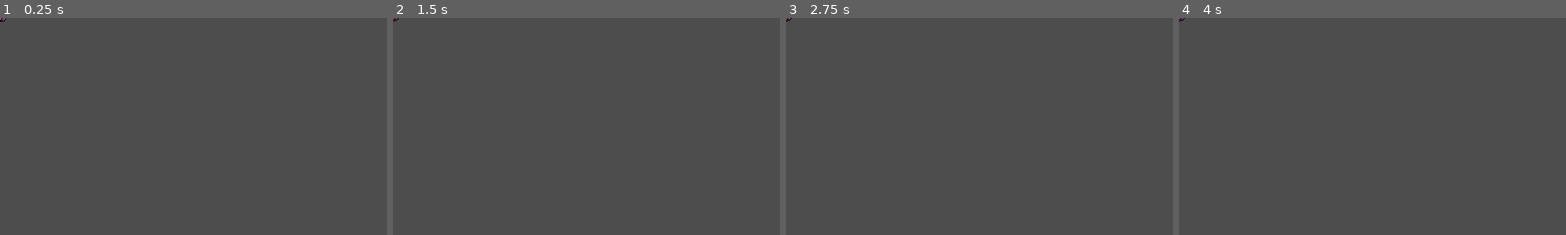
Above: before the commit, frames 1-4 (left to right).
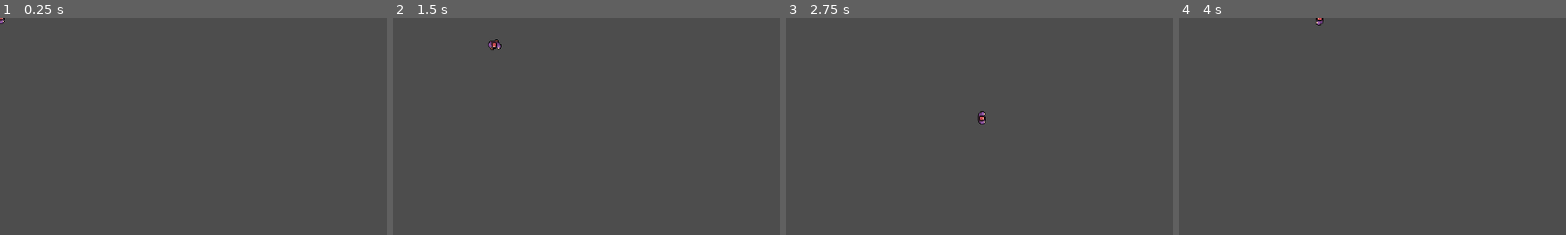
Above: after the commit, the same moments.

Repository: Techno857/Goons
Game: Godot game, scene res://Goon/goon.tscn
Same seed, same stepped clock (60 frames per second), same inputs: the game is played once before the commit and once after it. Before the commit the project starts from res://goon.tscn.
Inputs:
- Up to frame 1 (0.25 s): no input
- Up to frame 2 (1.5 s): tap Enter at 0.5 s; hold Right (ui_right) 0.53-1.28 s; tap Space at 1.25 s; hold Down (ui_down) from 1.28 s (still down)
- Up to frame 3 (2.75 s): tap Enter at 2 s; release Down (ui_down) at 2.03 s; hold Right (ui_right) from 2.03 s (still down)
- Up to frame 4 (4 s): tap Space at 2.75 s; release Right (ui_right) at 2.78 s; hold Up (ui_up) 2.78-3.53 s; hold Left (ui_left) from 3.53 s (still down)
The pictures show only the part of the screen within x 0-50%, y 0-50%; the shares and areas given below are measured in that part.

The runs differ from the first frame. In frame 1, less than 0.1% of the frame differs, in the area x 0-2%, y 0-3%; in frame 2, 0.1%, in the area x 0-29%, y 0-15%; in frame 3, 0.1%; in frame 4, less than 0.1%.

Commit message:
Diagonal animations added

Diff:
--- /dev/null
+++ b/Goon/goon.gd
@@ -0,0 +1,34 @@
+extends CharacterBody2D
+
+@export var speed: int = 200
+@onready var animations = $AnimationPlayer
+@onready var direction = "right"
+
+
+
+func handleInput():
+	var moveDirection = Input.get_vector("ui_left","ui_right","ui_up","ui_down")
+	velocity = moveDirection*speed
+
+func updateAnimation():
+	if velocity.length() == 0:
+		animations.stop()
+
+	# Diagonal movements
+	if  velocity.x < 0 && velocity.y < 0: direction = "up_left"
+	elif  velocity.x < 0 && velocity.y > 0: direction = "down_left"
+	elif  velocity.x > 0 && velocity.y < 0: direction = "up_right"
+	elif  velocity.x > 0 && velocity.y > 0: direction = "down_right"
+
+	# Cardinal movements
+	elif velocity.x < 0: direction = "left"
+	elif  velocity.x > 0: direction = "right"
+	elif  velocity.y < 0: direction = "up"
+	elif  velocity.y > 0: direction = "down"
+
+	animations.play("goon_walk_"+ direction)
+
+func _physics_process(_delta):
+	handleInput()
+	move_and_slide()
+	updateAnimation()
--- /dev/null
+++ b/Goon/goon.tscn
@@ -0,0 +1,291 @@
+[gd_scene load_steps=14 format=3 uid="uid://cpsei3law0djw"]
+
+[ext_resource type="Script" path="res://Goon/goon.gd" id="1_k2qhm"]
+[ext_resource type="Texture2D" uid="uid://dlqal3udbv0hs" path="res://Goon/goon walk animation.png" id="2_swr1l"]
+
+[sub_resource type="Animation" id="Animation_o51ci"]
+length = 0.001
+tracks/0/type = "value"
+tracks/0/imported = false
+tracks/0/enabled = true
+tracks/0/path = NodePath("Sprite2D:frame")
+tracks/0/interp = 1
+tracks/0/loop_wrap = true
+tracks/0/keys = {
+"times": PackedFloat32Array(0),
+"transitions": PackedFloat32Array(1),
+"update": 1,
+"values": [0]
+}
+tracks/1/type = "value"
+tracks/1/imported = false
+tracks/1/enabled = true
+tracks/1/path = NodePath(".:rotation")
+tracks/1/interp = 1
+tracks/1/loop_wrap = true
+tracks/1/keys = {
+"times": PackedFloat32Array(0),
+"transitions": PackedFloat32Array(1),
+"update": 0,
+"values": [1.5708]
+}
+
+[sub_resource type="Animation" id="Animation_836p3"]
+resource_name = "goon_walk_down"
+length = 0.6
+tracks/0/type = "value"
+tracks/0/imported = false
+tracks/0/enabled = true
+tracks/0/path = NodePath("Sprite2D:frame")
+tracks/0/interp = 1
+tracks/0/loop_wrap = true
+tracks/0/keys = {
+"times": PackedFloat32Array(0, 0.15, 0.3, 0.45),
+"transitions": PackedFloat32Array(1, 1, 1, 1),
+"update": 1,
+"values": [0, 1, 2, 3]
+}
+tracks/1/type = "value"
+tracks/1/imported = false
+tracks/1/enabled = true
+tracks/1/path = NodePath(".:rotation")
+tracks/1/interp = 1
+tracks/1/loop_wrap = true
+tracks/1/keys = {
+"times": PackedFloat32Array(0.0001, 0.6),
+"transitions": PackedFloat32Array(1, 1),
+"update": 0,
+"values": [1.5708, 1.5708]
+}
+
+[sub_resource type="Animation" id="Animation_1s320"]
+resource_name = "goon_walk_left"
+length = 0.6
+tracks/0/type = "value"
+tracks/0/imported = false
+tracks/0/enabled = true
+tracks/0/path = NodePath("Sprite2D:frame")
+tracks/0/interp = 1
+tracks/0/loop_wrap = true
+tracks/0/keys = {
+"times": PackedFloat32Array(0, 0.15, 0.3, 0.45),
+"transitions": PackedFloat32Array(1, 1, 1, 1),
+"update": 1,
+"values": [0, 1, 2, 3]
+}
+tracks/1/type = "value"
+tracks/1/imported = false
+tracks/1/enabled = true
+tracks/1/path = NodePath(".:rotation")
+tracks/1/interp = 1
+tracks/1/loop_wrap = true
+tracks/1/keys = {
+"times": PackedFloat32Array(0, 0.6),
+"transitions": PackedFloat32Array(1, 1),
+"update": 0,
+"values": [3.14159, 3.14159]
+}
+
+[sub_resource type="Animation" id="Animation_hugvm"]
+resource_name = "goon_walk_right"
+length = 0.6
+tracks/0/type = "value"
+tracks/0/imported = false
+tracks/0/enabled = true
+tracks/0/path = NodePath("Sprite2D:frame")
+tracks/0/interp = 1
+tracks/0/loop_wrap = true
+tracks/0/keys = {
+"times": PackedFloat32Array(0, 0.15, 0.3, 0.45),
+"transitions": PackedFloat32Array(1, 1, 1, 1),
+"update": 1,
+"values": [0, 1, 2, 3]
+}
+tracks/1/type = "value"
+tracks/1/imported = false
+tracks/1/enabled = true
+tracks/1/path = NodePath(".:rotation")
+tracks/1/interp = 1
+tracks/1/loop_wrap = true
+tracks/1/keys = {
+"times": PackedFloat32Array(0, 0.6),
+"transitions": PackedFloat32Array(1, 1),
+"update": 0,
+"values": [0.0, 0.0]
+}
+
+[sub_resource type="Animation" id="Animation_7c1bg"]
+resource_name = "goon_walk_up"
+length = 0.6
+tracks/0/type = "value"
+tracks/0/imported = false
+tracks/0/enabled = true
+tracks/0/path = NodePath("Sprite2D:frame")
+tracks/0/interp = 1
+tracks/0/loop_wrap = true
+tracks/0/keys = {
+"times": PackedFloat32Array(0, 0.15, 0.3, 0.45),
+"transitions": PackedFloat32Array(1, 1, 1, 1),
+"update": 1,
+"values": [0, 1, 2, 3]
+}
+tracks/1/type = "value"
+tracks/1/imported = false
+tracks/1/enabled = true
+tracks/1/path = NodePath(".:rotation")
+tracks/1/interp = 1
+tracks/1/loop_wrap = true
+tracks/1/keys = {
+"times": PackedFloat32Array(0, 0.6),
+"transitions": PackedFloat32Array(1, 1),
+"update": 0,
+"values": [4.71239, 4.71239]
+}
+
+[sub_resource type="Animation" id="Animation_iugsg"]
+resource_name = "goon_walk_up_left"
+length = 0.6
+tracks/0/type = "value"
+tracks/0/imported = false
+tracks/0/enabled = true
+tracks/0/path = NodePath("Sprite2D:frame")
+tracks/0/interp = 1
+tracks/0/loop_wrap = true
+tracks/0/keys = {
+"times": PackedFloat32Array(0, 0.15, 0.3, 0.45),
+"transitions": PackedFloat32Array(1, 1, 1, 1),
+"update": 1,
+"values": [0, 1, 2, 3]
+}
+tracks/1/type = "value"
+tracks/1/imported = false
+tracks/1/enabled = true
+tracks/1/path = NodePath(".:rotation")
+tracks/1/interp = 1
+tracks/1/loop_wrap = true
+tracks/1/keys = {
+"times": PackedFloat32Array(0, 0.6),
+"transitions": PackedFloat32Array(1, 1),
+"update": 0,
+"values": [3.92699, 3.92699]
+}
+
+[sub_resource type="Animation" id="Animation_ywl7i"]
+resource_name = "goon_walk_up_right"
+length = 0.6
+tracks/0/type = "value"
+tracks/0/imported = false
+tracks/0/enabled = true
+tracks/0/path = NodePath("Sprite2D:frame")
+tracks/0/interp = 1
+tracks/0/loop_wrap = true
+tracks/0/keys = {
+"times": PackedFloat32Array(0, 0.15, 0.3, 0.45),
+"transitions": PackedFloat32Array(1, 1, 1, 1),
+"update": 1,
+"values": [0, 1, 2, 3]
+}
+tracks/1/type = "value"
+tracks/1/imported = false
+tracks/1/enabled = true
+tracks/1/path = NodePath(".:rotation")
+tracks/1/interp = 1
+tracks/1/loop_wrap = true
+tracks/1/keys = {
+"times": PackedFloat32Array(0, 0.6),
+"transitions": PackedFloat32Array(1, 1),
+"update": 0,
+"values": [5.49779, 5.49779]
+}
+
+[sub_resource type="Animation" id="Animation_xpv8d"]
+resource_name = "goon_walk_down_left"
+length = 0.6
+tracks/0/type = "value"
+tracks/0/imported = false
+tracks/0/enabled = true
+tracks/0/path = NodePath("Sprite2D:frame")
+tracks/0/interp = 1
+tracks/0/loop_wrap = true
+tracks/0/keys = {
+"times": PackedFloat32Array(0, 0.15, 0.3, 0.45),
+"transitions": PackedFloat32Array(1, 1, 1, 1),
+"update": 1,
+"values": [0, 1, 2, 3]
+}
+tracks/1/type = "value"
+tracks/1/imported = false
+tracks/1/enabled = true
+tracks/1/path = NodePath(".:rotation")
+tracks/1/interp = 1
+tracks/1/loop_wrap = true
+tracks/1/keys = {
+"times": PackedFloat32Array(0, 0.6),
+"transitions": PackedFloat32Array(1, 1),
+"update": 0,
+"values": [2.35619, 2.35619]
+}
+
+[sub_resource type="Animation" id="Animation_2xg1t"]
+resource_name = "goon_walk_down_right"
+length = 0.6
+tracks/0/type = "value"
+tracks/0/imported = false
+tracks/0/enabled = true
+tracks/0/path = NodePath("Sprite2D:frame")
+tracks/0/interp = 1
+tracks/0/loop_wrap = true
+tracks/0/keys = {
+"times": PackedFloat32Array(0, 0.15, 0.3, 0.45),
+"transitions": PackedFloat32Array(1, 1, 1, 1),
+"update": 1,
+"values": [0, 1, 2, 3]
+}
+tracks/1/type = "value"
+tracks/1/imported = false
+tracks/1/enabled = true
+tracks/1/path = NodePath(".:rotation")
+tracks/1/interp = 1
+tracks/1/loop_wrap = true
+tracks/1/keys = {
+"times": PackedFloat32Array(0, 0.6),
+"transitions": PackedFloat32Array(1, 1),
+"update": 0,
+"values": [0.785398, 0.785398]
+}
+
+[sub_resource type="AnimationLibrary" id="AnimationLibrary_jh67n"]
+_data = {
+"RESET": SubResource("Animation_o51ci"),
+"goon_walk_down": SubResource("Animation_836p3"),
+"goon_walk_down_left": SubResource("Animation_xpv8d"),
+"goon_walk_down_right": SubResource("Animation_2xg1t"),
+"goon_walk_left": SubResource("Animation_1s320"),
+"goon_walk_right": SubResource("Animation_hugvm"),
+"goon_walk_up": SubResource("Animation_7c1bg"),
+"goon_walk_up_left": SubResource("Animation_iugsg"),
+"goon_walk_up_right": SubResource("Animation_ywl7i")
+}
+
+[sub_resource type="CapsuleShape2D" id="CapsuleShape2D_ys4p4"]
+radius = 7.0
+height = 22.0
+
+[node name="Goon" type="CharacterBody2D"]
+texture_filter = 1
+rotation = 1.5708
+script = ExtResource("1_k2qhm")
+speed = null
+
+[node name="Sprite2D" type="Sprite2D" parent="."]
+texture = ExtResource("2_swr1l")
+hframes = 4
+
+[node name="AnimationPlayer" type="AnimationPlayer" parent="."]
+libraries = {
+"": SubResource("AnimationLibrary_jh67n")
+}
+
+[node name="CollisionShape2D" type="CollisionShape2D" parent="."]
+position = Vector2(0.999996, -1)
+shape = SubResource("CapsuleShape2D_ys4p4")
--- a/project.godot
+++ b/project.godot
@@ -11,13 +11,48 @@
 [application]
 
 config/name="Goons"
-run/main_scene="res://goon.tscn"
+run/main_scene="res://Goon/goon.tscn"
 config/features=PackedStringArray("4.1", "Forward Plus")
 
 [dotnet]
 
 project/assembly_name="Goons"
 
+[input]
+
+ui_left={
+"deadzone": 0.5,
+"events": [Object(InputEventKey,"resource_local_to_scene":false,"resource_name":"","device":0,"window_id":0,"alt_pressed":false,"shift_pressed":false,"ctrl_pressed":false,"meta_pressed":false,"pressed":false,"keycode":4194319,"physical_keycode":0,"key_label":0,"unicode":0,"echo":false,"script":null)
+, Object(InputEventJoypadButton,"resource_local_to_scene":false,"resource_name":"","device":0,"button_index":13,"pressure":0.0,"pressed":false,"script":null)
+, Object(InputEventJoypadMotion,"resource_local_to_scene":false,"resource_name":"","device":0,"axis":0,"axis_value":-1.0,"script":null)
+, Object(InputEventKey,"resource_local_to_scene":false,"resource_name":"","device":-1,"window_id":0,"alt_pressed":false,"shift_pressed":false,"ctrl_pressed":false,"meta_pressed":false,"pressed":false,"keycode":0,"physical_keycode":65,"key_label":0,"unicode":97,"echo":false,"script":null)
+]
+}
+ui_right={
+"deadzone": 0.5,
+"events": [Object(InputEventKey,"resource_local_to_scene":false,"resource_name":"","device":0,"window_id":0,"alt_pressed":false,"shift_pressed":false,"ctrl_pressed":false,"meta_pressed":false,"pressed":false,"keycode":4194321,"physical_keycode":0,"key_label":0,"unicode":0,"echo":false,"script":null)
+, Object(InputEventJoypadButton,"resource_local_to_scene":false,"resource_name":"","device":0,"button_index":14,"pressure":0.0,"pressed":false,"script":null)
+, Object(InputEventJoypadMotion,"resource_local_to_scene":false,"resource_name":"","device":0,"axis":0,"axis_value":1.0,"script":null)
+, Object(InputEventKey,"resource_local_to_scene":false,"resource_name":"","device":-1,"window_id":0,"alt_pressed":false,"shift_pressed":false,"ctrl_pressed":false,"meta_pressed":false,"pressed":false,"keycode":0,"physical_keycode":68,"key_label":0,"unicode":100,"echo":false,"script":null)
+]
+}
+ui_up={
+"deadzone": 0.5,
+"events": [Object(InputEventKey,"resource_local_to_scene":false,"resource_name":"","device":0,"window_id":0,"alt_pressed":false,"shift_pressed":false,"ctrl_pressed":false,"meta_pressed":false,"pressed":false,"keycode":4194320,"physical_keycode":0,"key_label":0,"unicode":0,"echo":false,"script":null)
+, Object(InputEventJoypadButton,"resource_local_to_scene":false,"resource_name":"","device":0,"button_index":11,"pressure":0.0,"pressed":false,"script":null)
+, Object(InputEventJoypadMotion,"resource_local_to_scene":false,"resource_name":"","device":0,"axis":1,"axis_value":-1.0,"script":null)
+, Object(InputEventKey,"resource_local_to_scene":false,"resource_name":"","device":-1,"window_id":0,"alt_pressed":false,"shift_pressed":false,"ctrl_pressed":false,"meta_pressed":false,"pressed":false,"keycode":0,"physical_keycode":87,"key_label":0,"unicode":119,"echo":false,"script":null)
+]
+}
+ui_down={
+"deadzone": 0.5,
+"events": [Object(InputEventKey,"resource_local_to_scene":false,"resource_name":"","device":0,"window_id":0,"alt_pressed":false,"shift_pressed":false,"ctrl_pressed":false,"meta_pressed":false,"pressed":false,"keycode":4194322,"physical_keycode":0,"key_label":0,"unicode":0,"echo":false,"script":null)
+, Object(InputEventJoypadButton,"resource_local_to_scene":false,"resource_name":"","device":0,"button_index":12,"pressure":0.0,"pressed":false,"script":null)
+, Object(InputEventJoypadMotion,"resource_local_to_scene":false,"resource_name":"","device":0,"axis":1,"axis_value":1.0,"script":null)
+, Object(InputEventKey,"resource_local_to_scene":false,"resource_name":"","device":-1,"window_id":0,"alt_pressed":false,"shift_pressed":false,"ctrl_pressed":false,"meta_pressed":false,"pressed":false,"keycode":0,"physical_keycode":83,"key_label":0,"unicode":115,"echo":false,"script":null)
+]
+}
+
 [rendering]
 
 renderer/rendering_method="gl_compatibility"
Renamed: goon walk animation.png -> Goon/goon walk animation.png
Not shown, changed: Goon/goon walk animation.png.import
